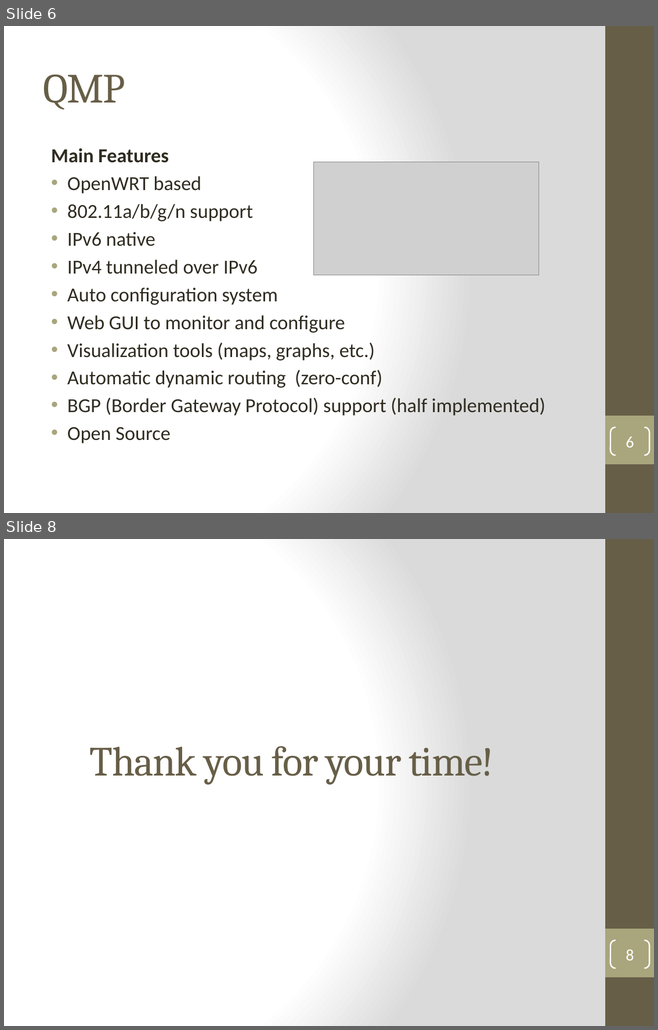
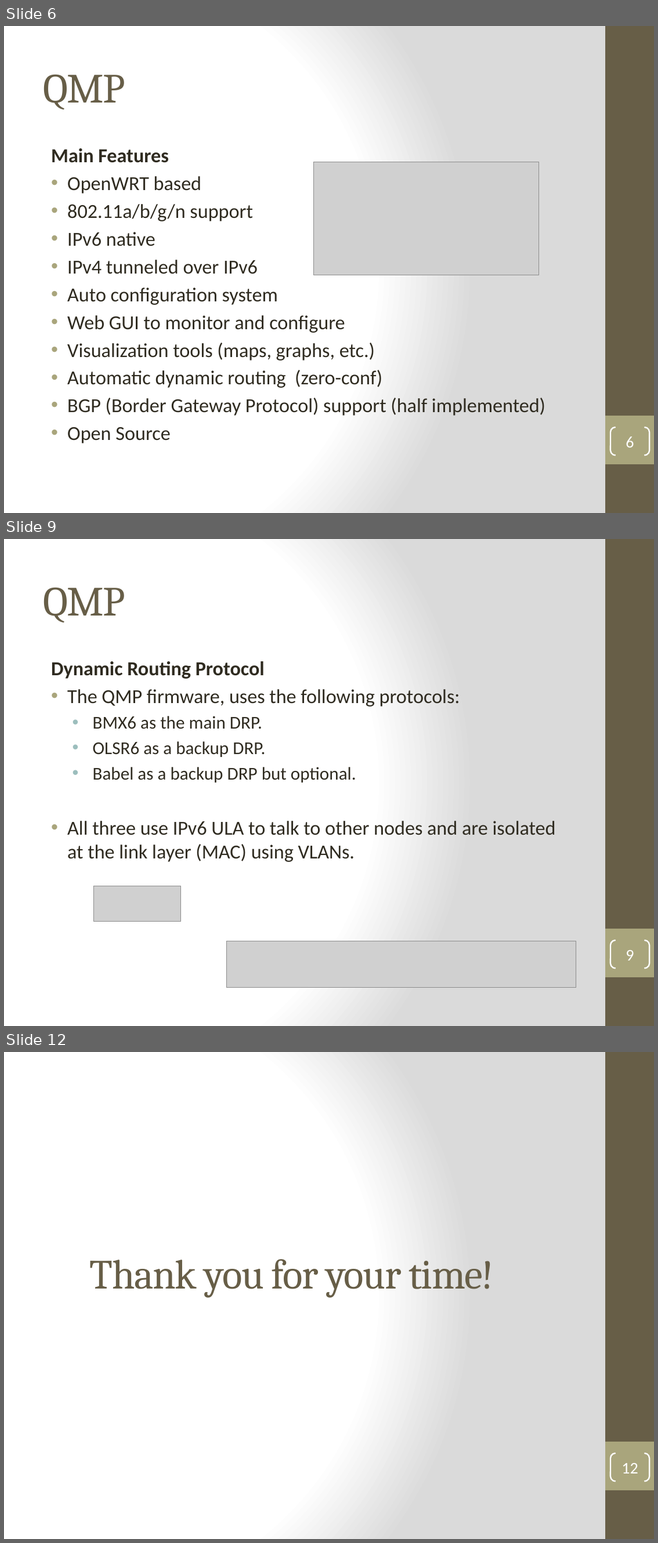
Before and after one commit to ferry91/MobileNode-TFG, a slide deck: Presentation-demo/MN_QMP_Demo.pptx. Shown one above the other, each under a label of ours: slides 6 and 8 before the commit, slides 6, 9 and 12 after it; the slides between them are not shown. The pictures are 658x1030 and 658x1543 pixels, drawn with LibreOffice and Linux fonts; fonts in the diff are those of the drawing; grey boxes stand for pictures. Boxes give left, top, right and bottom in pixels: in the first picture for what was removed or moved away, otherwise in the second. Text is boxed around its words. In the diff, an @@ line names an element or a change of style, - is before the commit and + after.

```diff
--- a/Presentation-demo/MN_QMP_Demo.pptx
+++ b/Presentation-demo/MN_QMP_Demo.pptx
@@ slide 9 added at (4, 539, 654, 1026), background gradient #FFFFFF to #DADADA; not listed: 2 template elements that a slide beside it also shows @@
@@ title added at (43, 587, 125, 623), 46 pt, text #675E47 @@
+QMP
@@ text added at (51, 661, 556, 862), 22 pt, text #2F2B20 @@
+Dynamic Routing Protocol
+• The QMP firmware, uses the following protocols:
+  • BMX6 as the main DRP.
+  • OLSR6 as a backup DRP.
+  • Babel as a backup DRP but optional.
+• All three use IPv6 ULA to talk to other nodes and are isolated at the link layer (MAC) using VLANs.
@@ picture added at (94, 886, 181, 922) @@
@@ picture added at (227, 941, 576, 988) @@
@@ page number added at (610, 940, 649, 968), outline #FFFFFF 1.5 pt, 18 pt, text #FFFFFF @@
+9
@@ what was slide 8 is now slide 12 @@
@@ page number at (621, 1463, 637, 1474): text changed @@
-8
+12
```
Also in this commit, not shown: 1 slide changed, 4 other slides added, 1 slide removed, 1 other file.
